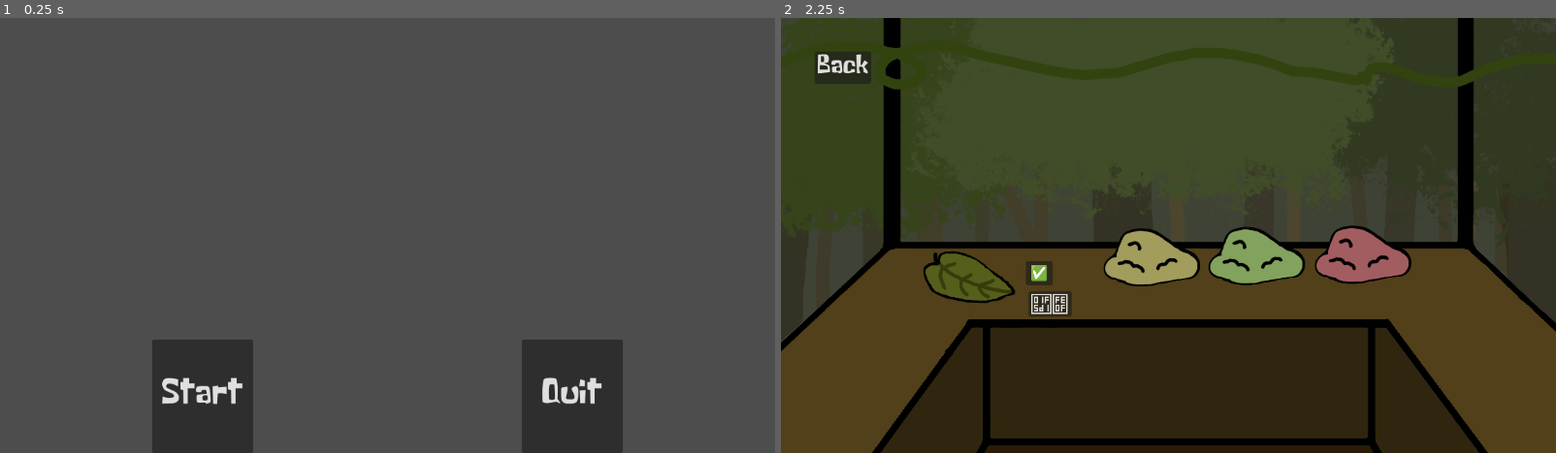
Above: before the commit, frames 1-2 (left to right).
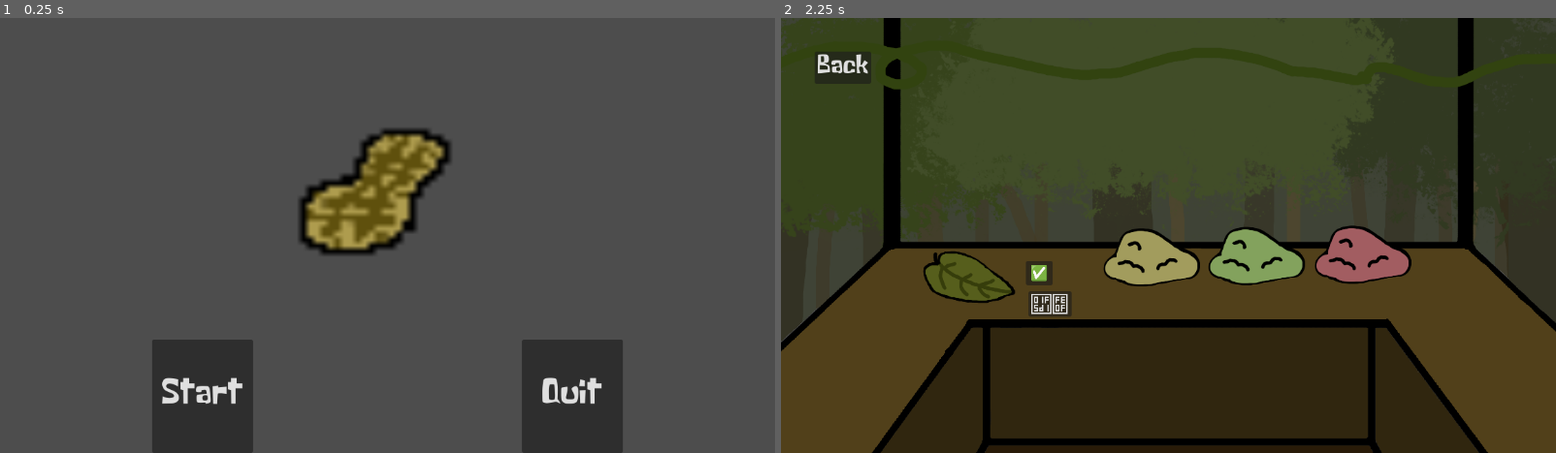
Above: after the commit, the same moments.

Repository: christianklehm/monkey-game
Game: Godot game, scene res://scenes/menu_scene.tscn
Same seed, same stepped clock (60 frames per second), same inputs: the game is played once before the commit and once after it.
Inputs:
- Up to frame 1 (0.25 s): no input
- Up to frame 2 (2.25 s): click "Start" at 0.5 s; click "Back" at 1.25 s; click "Start" at 2 s

The runs differ from the first frame. In frame 1, 3.8% of the frame differs, in the area x 38-59%, y 25-55%; in frame 2, nothing differs.

Commit message:
Added Main Menu Peanut (test)

Diff:
--- a/scenes/menu_scene.tscn
+++ b/scenes/menu_scene.tscn
@@ -1,8 +1,9 @@
-[gd_scene load_steps=4 format=3 uid="uid://c2n6dvo2ll2py"]
+[gd_scene load_steps=5 format=3 uid="uid://c2n6dvo2ll2py"]
 
 [ext_resource type="Theme" uid="uid://8pav1lism70y" path="res://assets/main_theme.tres" id="1_6wmco"]
 [ext_resource type="Script" uid="uid://cd70mmjefqv1s" path="res://scripts/mm_start_game.gd" id="2_482oc"]
 [ext_resource type="Script" uid="uid://bhie5107lhmw6" path="res://scripts/mm_quit.gd" id="3_u4hxd"]
+[ext_resource type="Texture2D" uid="uid://e23mw2b5j1vo" path="res://assets/sprites/Temp_TinyYellowPeanut.png" id="4_482oc"]
 
 [node name="menu_scene" type="Control"]
 layout_mode = 3
@@ -48,5 +49,13 @@
 text = "Quit"
 script = ExtResource("3_u4hxd")
 
+[node name="TextureRect" type="TextureRect" parent="."]
+layout_mode = 0
+offset_left = -160.0
+offset_top = -507.0
+offset_right = 143.0
+offset_bottom = -254.0
+texture = ExtResource("4_482oc")
+
 [connection signal="pressed" from="ms_button_box/ms_start_game" to="ms_button_box/ms_start_game" method="_on_pressed"]
 [connection signal="pressed" from="ms_button_box/ms_quit" to="ms_button_box/ms_quit" method="_on_pressed"]
